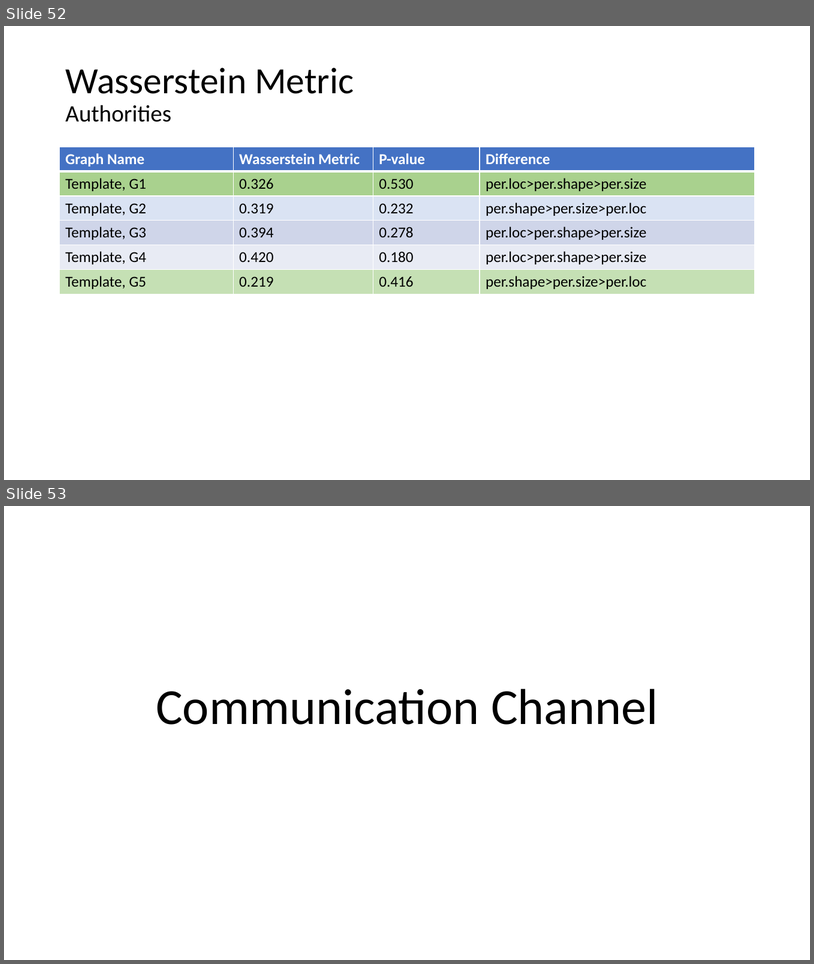
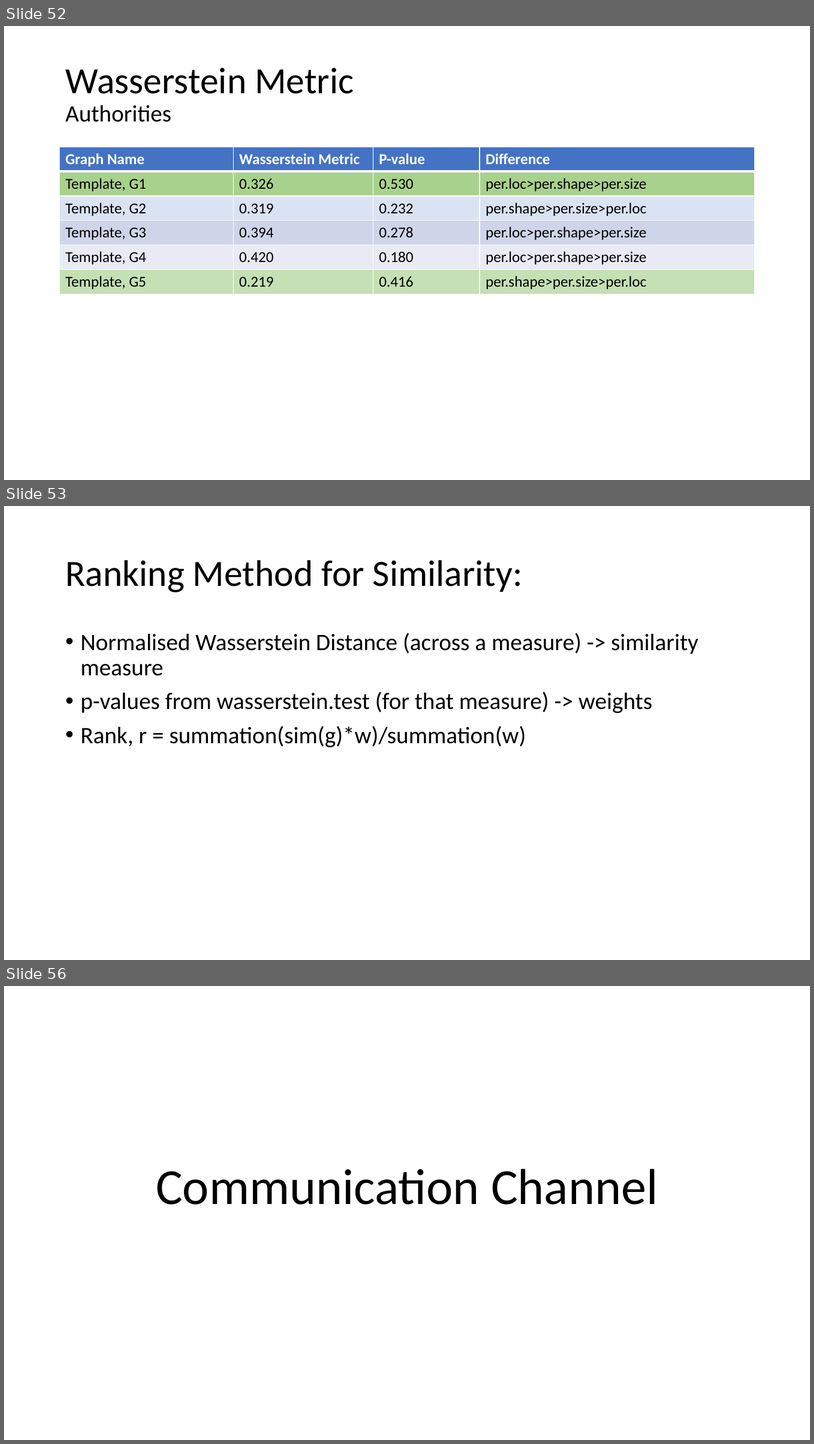
Before and after one commit to AtrayeeNeog/Visualization_2019-20, a slide deck: Documentation/Presentation/Project_Presentation_v2.pptx. Shown one above the other, each under a label of ours: slides 52 and 53 before the commit, slides 52, 53 and 56 after it; the slides between them are not shown. The pictures are 814x964 and 814x1444 pixels, drawn with LibreOffice and Linux fonts; fonts in the diff are those of the drawing. Boxes give left, top, right and bottom in pixels: in the first picture for what was removed or moved away, otherwise in the second. Text is boxed around its words. In the diff, an @@ line names an element or a change of style, - is before the commit and + after.

Commit message:
Ranking Formula

```diff
--- a/Documentation/Presentation/Project_Presentation_v2.pptx
+++ b/Documentation/Presentation/Project_Presentation_v2.pptx
@@ slide 53 added at (4, 506, 810, 960), background #FFFFFF @@
@@ title added at (65, 560, 523, 592), 44 pt, text #000000 @@
+Ranking Method for Similarity:
@@ text added at (81, 633, 699, 747), 28 pt, text #000000 @@
+• Normalised Wasserstein Distance (across a measure) -> similarity measure
+• p-values from wasserstein.test (for that measure) -> weights
+• Rank, r = summation(sim(g)*w)/summation(w)
@@ what was slide 53 is now slide 56 @@
```
Also in this commit, not shown: 1 slide changed, 11 other slides added, 1 other file.
